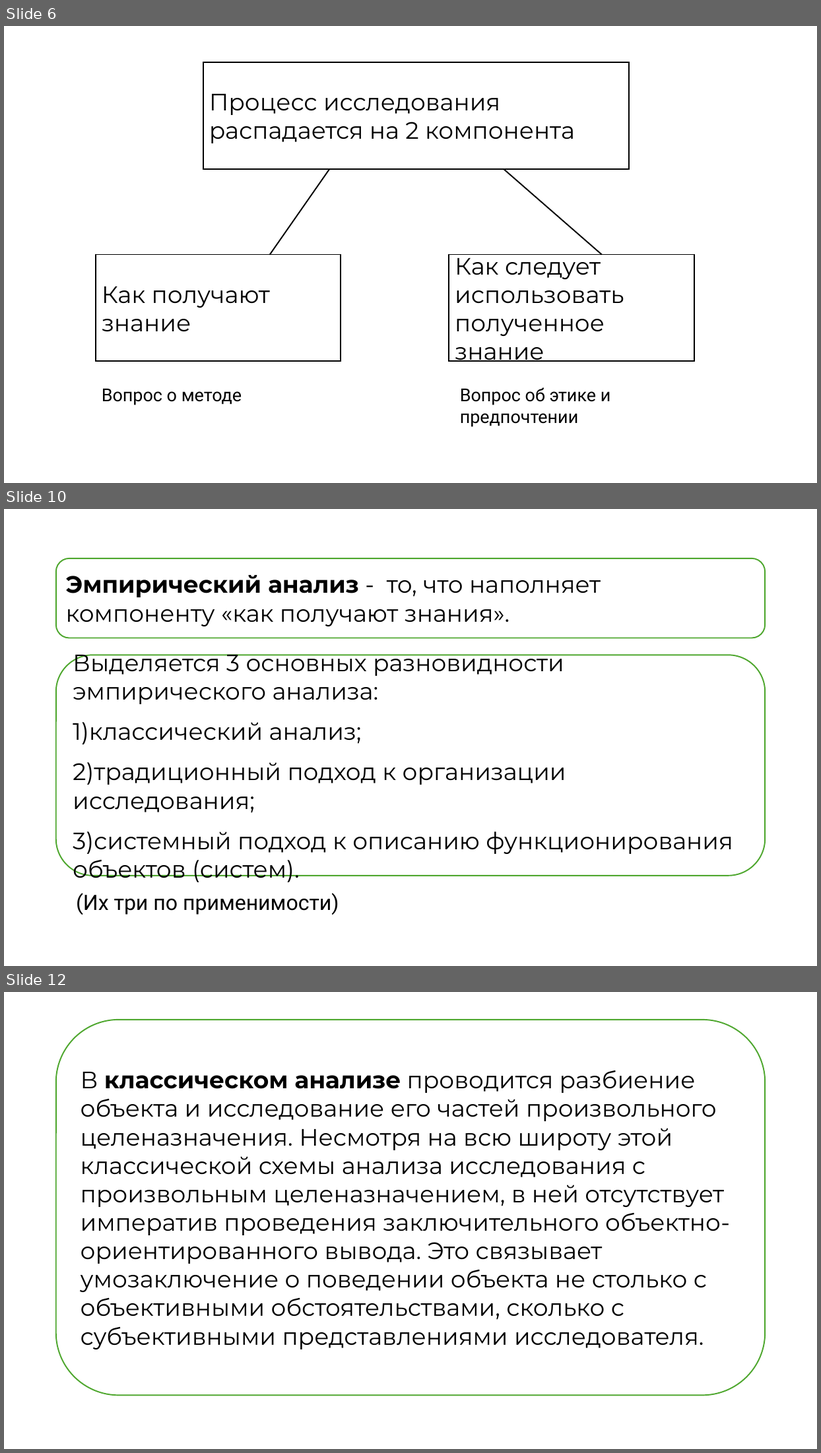
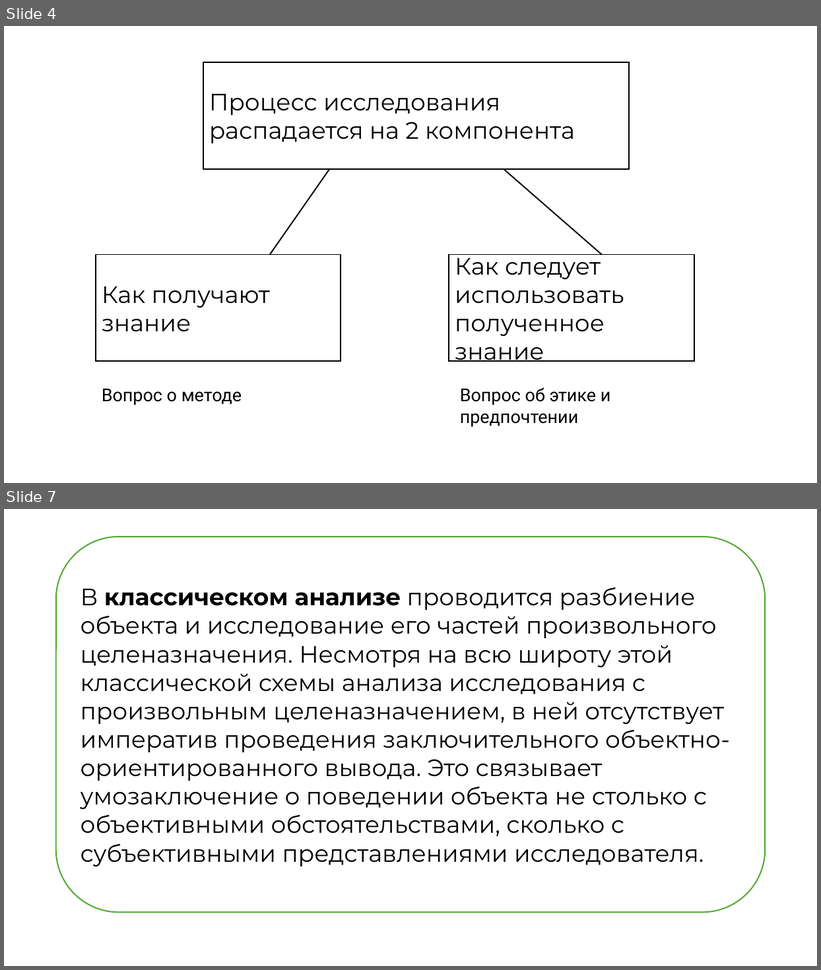
Before and after one commit to kuskas112/Labs, a slide deck: Основы системного анализа/lab1/lab1.pptx. Shown one above the other, each under a label of ours: slides 6, 10 and 12 before the commit, slides 4 and 7 after it; the slides between them are not shown. The pictures are 821x1453 and 821x970 pixels, drawn with LibreOffice and Linux fonts; fonts in the diff are those of the drawing. Boxes give left, top, right and bottom in pixels: in the first picture for what was removed or moved away, otherwise in the second. Text is boxed around its words. In the diff, an @@ line names an element or a change of style, - is before the commit and + after.

```diff
--- a/Основы системного анализа/lab1/lab1.pptx
+++ b/Основы системного анализа/lab1/lab1.pptx
@@ slide 10 removed at (4,509,817,966), background #FFFFFF @@
@@ rounded rectangle removed at (56,559,765,638) @@
-Эмпирический анализ - то, что наполняет компоненту «как получают знания».
@@ rounded rectangle removed at (56,656,765,876) @@
-Выделяется 3 основных разновидности эмпирического анализа:
-1) классический анализ;
-2) традиционный подход к организации исследования;
-3) системный подход к описанию функционирования объектов (систем).
@@ text removed at (76,893,339,915) @@
-(Их три по применимости)
@@ what was slide 6 is now slide 4 @@
@@ what was slide 12 is now slide 7 @@
```
Also in this commit, not shown: 5 slides changed, 1 slide added, 7 other slides removed.
